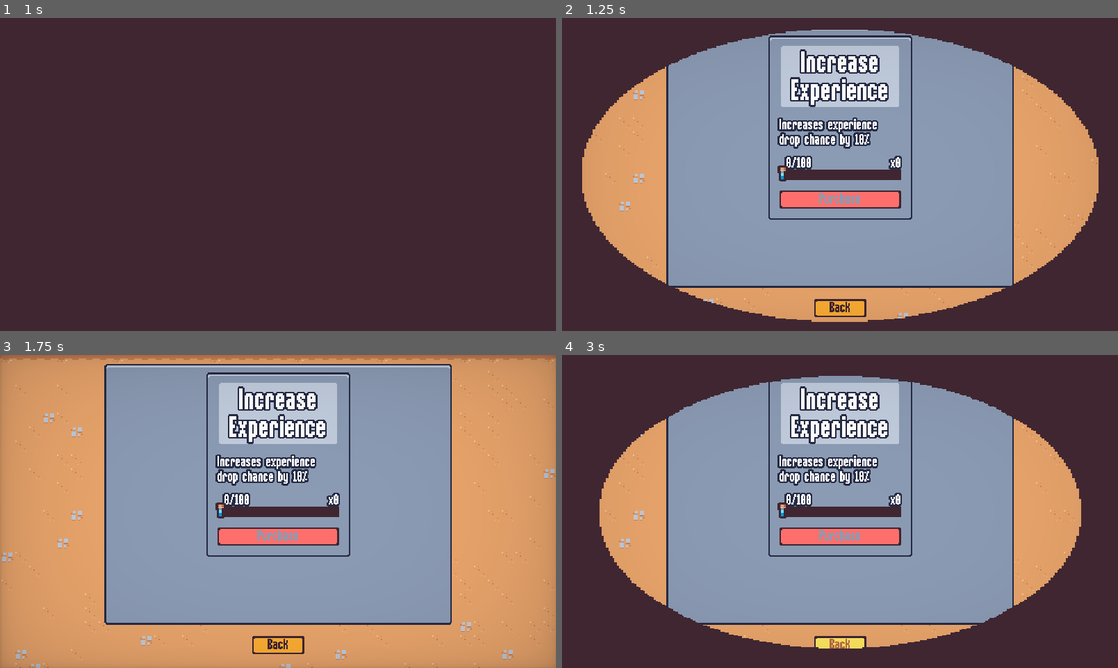
Above: before the commit, frames 1-4 (two rows, left to right).
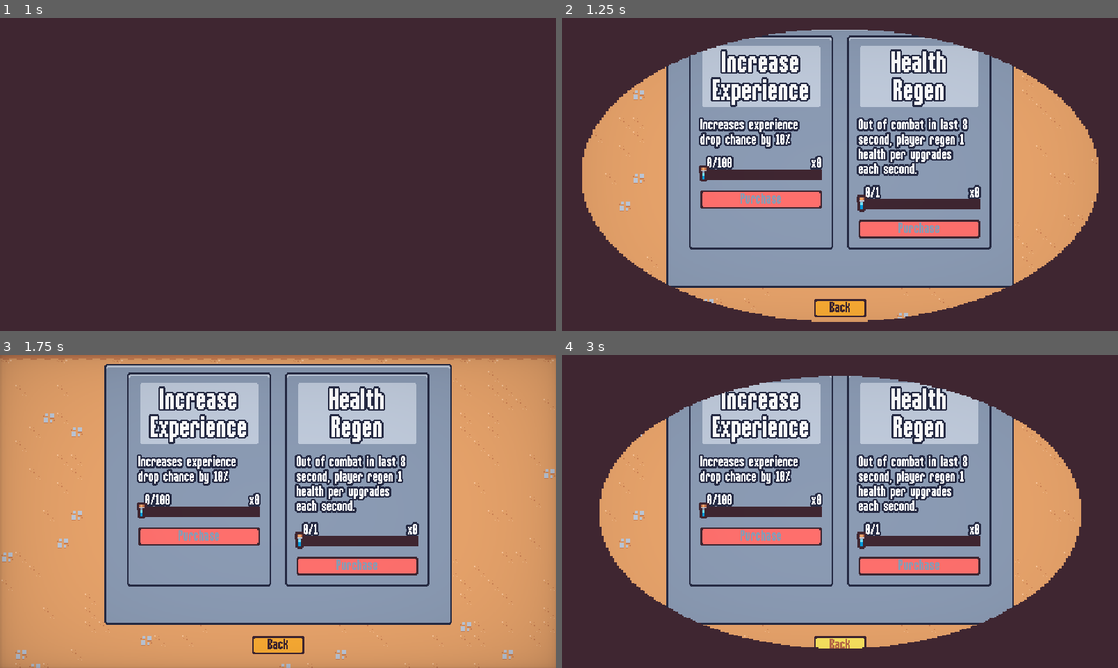
Above: after the commit, the same moments.

Repository: Ford-Narongrit/2DSurvivorsGodot
Game: Godot game, scene res://scenes/ui/main_menu.tscn
Two runs of this game, one before a commit and one after it. Both use one fixed random seed, a clock stepped at 60 frames per second and the inputs below.
Inputs (mouse positions are in pixels of both pictures, inside the frame that each line leads up to):
- Up to frame 1 (1 s): click "Upgrade" at 0.5 s
- Up to frame 2 (1.25 s): no input
- Up to frame 3 (1.75 s): move the mouse to (400, 495) at 1.27 s; press the mouse at (400, 495) at 1.28 s; hold D (move_right) from 1.28 s (still down)
- Up to frame 4 (3 s): tap Enter at 2 s; move the mouse to (728, 527) at 2.02 s; release D (move_right) at 2.03 s; release the mouse at (728, 527) at 2.03 s; hold S (move_down) 2.03-2.75 s; click (728, 527) at 2.1 s; click "Back" at 2.75 s

Frame 1 is identical in both runs. In frame 2, 18% of the frame differs, in the area x 22-78%, y 5-74%; in frame 3, 19%; in frame 4, 18%.

Commit message:
fix music bug and add health regen to meta upgrade

Diff:
--- /dev/null
+++ b/resources/meta_upgrade/health_regeneration.tres
@@ -0,0 +1,11 @@
+[gd_resource type="Resource" script_class="MetaUpgrade" load_steps=2 format=3 uid="uid://b5v72f3efmrcd"]
+
+[ext_resource type="Script" path="res://resources/meta_upgrade/meta_upgrade.gd" id="1_m8unc"]
+
+[resource]
+script = ExtResource("1_m8unc")
+id = "health_regeneration"
+max_quantity = 3
+experience_cost = 1
+title = "Health Regen"
+description = "Out of combat in last 8 second, player regen 1 health per upgrades each second."
--- a/scenes/autoload/game_events.gd
+++ b/scenes/autoload/game_events.gd
@@ -3,6 +3,7 @@
 signal experience_vial_collected(number: float)
 signal ability_upgrade_added(upgrade: AbilityUpgrade, current_upgrades: Dictionary)
 signal player_damaged
+signal player_healed
 
 
 func emit_experience_vial_collected(number: float):
@@ -15,3 +16,7 @@
 
 func emit_player_damage():
 	player_damaged.emit()
+
+
+func emit_player_heal():
+	player_healed.emit()
--- a/scenes/autoload/music_player.gd
+++ b/scenes/autoload/music_player.gd
@@ -1,12 +1,4 @@
 extends AudioStreamPlayer
 
 func _ready():
-	finished.connect(on_finished)
-	$Timer.timeout.connect(on_timer_timeout)
-
-func on_finished():
-	$Timer.start()
-
-
-func on_timer_timeout():
 	play()
--- a/scenes/autoload/music_player.tscn
+++ b/scenes/autoload/music_player.tscn
@@ -10,6 +10,3 @@
 autoplay = true
 bus = &"Music"
 script = ExtResource("2_amr8q")
-
-[node name="Timer" type="Timer" parent="."]
-wait_time = 10.0
--- a/scenes/component/health_component.gd
+++ b/scenes/component/health_component.gd
@@ -3,6 +3,8 @@
 
 signal died
 signal health_changed
+signal health_decreased
+signal health_increased
 
 @export var max_health: float = 10
 var current_health
@@ -13,7 +15,14 @@
 func damage(damage_amount: float):
 	current_health = max(current_health - damage_amount, 0)
 	health_changed.emit()
+	health_decreased.emit()
 	Callable(check_death).call_deferred()
+
+
+func heal(heal_amount: float):
+	current_health = min(current_health + heal_amount, max_health)
+	health_changed.emit()
+	health_increased.emit()
 
 
 func get_health_percent():
--- a/scenes/component/hit_flash_component.gd
+++ b/scenes/component/hit_flash_component.gd
@@ -7,11 +7,11 @@
 var hit_flash_tween: Tween
 
 func _ready():
-	healthComponent.health_changed.connect(on_health_changed)
+	healthComponent.health_decreased.connect(on_health_decreased)
 	sprite.material = hit_flash_material
 
 
-func on_health_changed():
+func on_health_decreased():
 	if hit_flash_tween != null && hit_flash_tween.is_valid():
 		hit_flash_tween.kill()
 
--- a/scenes/game_object/player/player.gd
+++ b/scenes/game_object/player/player.gd
@@ -1,5 +1,7 @@
 extends CharacterBody2D
 
+@onready var health_regen_delay_timer = $HealthRegenDelayTimer
+@onready var before_health_regen_timer = $BeforeHealthRegenTimer
 @onready var damage_interval_timer = $DamageIntervalTimer
 @onready var health_component = $HealthComponent
 @onready var health_bar = $HealthBar
@@ -16,8 +18,14 @@
 
 	$CollisionArea2D.body_entered.connect(on_body_entered)
 	$CollisionArea2D.body_exited.connect(on_body_exited)
+
 	damage_interval_timer.timeout.connect(on_damage_interval_timer_timeout)
+	before_health_regen_timer.timeout.connect(on_before_health_regen_timer_timout)
+	health_regen_delay_timer.timeout.connect(on_health_regen_delay_timer_timeout)
+
+	health_component.health_decreased.connect(on_health_decreased)
 	health_component.health_changed.connect(on_health_changed)
+	health_component.health_increased.connect(on_health_increased)
 
 	GameEvents.ability_upgrade_added.connect(on_ability_upgrade_added)
 
@@ -52,6 +60,16 @@
 	damage_interval_timer.start()
 
 
+func check_heal():
+	if not before_health_regen_timer.is_stopped():
+		health_regen_delay_timer.stop()
+		return
+	var health_regenertaion_quantity = MetaProgression.get_upgrade_count("health_regeneration")
+	if health_regenertaion_quantity > 0:
+		health_component.heal(health_regenertaion_quantity)
+		health_regen_delay_timer.start()
+
+
 func update_health_display():
 		health_bar.value = health_component.get_health_percent()
 
@@ -68,10 +86,27 @@
 	check_deal_damage()
 
 
+func on_before_health_regen_timer_timout():
+	check_heal()
+
+
+func on_health_regen_delay_timer_timeout():
+	check_heal()
+
+
+func on_health_decreased():
+	GameEvents.emit_player_damage()
+	before_health_regen_timer.start()
+	$HitRandomAudioPlayer2DComponent.play_random()
+
+
+func on_health_increased():
+	GameEvents.emit_player_heal()
+
+
 func on_health_changed():
-	GameEvents.emit_player_damage()
 	update_health_display()
-	$HitRandomAudioPlayer2DComponent.play_random()
+
 
 func on_ability_upgrade_added(ability_upgrade: AbilityUpgrade, current_upgrades: Dictionary):
 	if ability_upgrade is Ability:
--- a/scenes/game_object/player/player.tscn
+++ b/scenes/game_object/player/player.tscn
@@ -147,6 +147,13 @@
 wait_time = 0.5
 one_shot = true
 
+[node name="BeforeHealthRegenTimer" type="Timer" parent="."]
+wait_time = 3.0
+one_shot = true
+
+[node name="HealthRegenDelayTimer" type="Timer" parent="."]
+one_shot = true
+
 [node name="HealthBar" type="ProgressBar" parent="."]
 custom_minimum_size = Vector2(32, 6)
 offset_left = -16.0
--- a/scenes/ui/meta_menu.tscn
+++ b/scenes/ui/meta_menu.tscn
@@ -1,16 +1,17 @@
-[gd_scene load_steps=7 format=3 uid="uid://ofjxpsbdhh5a"]
+[gd_scene load_steps=8 format=3 uid="uid://ofjxpsbdhh5a"]
 
 [ext_resource type="PackedScene" uid="uid://coq58vc61i1un" path="res://scenes/ui/meta_upgrade_card.tscn" id="1_encfd"]
 [ext_resource type="Script" path="res://scenes/ui/meta_menu.gd" id="1_untc5"]
 [ext_resource type="Resource" uid="uid://cq1dg86e4q5hb" path="res://resources/meta_upgrade/experience_gain.tres" id="2_86ejk"]
 [ext_resource type="PackedScene" uid="uid://cwtqc0rbiapor" path="res://scenes/ui/sound_button.tscn" id="2_ppvh2"]
+[ext_resource type="Resource" uid="uid://b5v72f3efmrcd" path="res://resources/meta_upgrade/health_regeneration.tres" id="3_1vbyn"]
 [ext_resource type="TileSet" uid="uid://ckslea6gshfsu" path="res://resources/tileset.tres" id="3_wudci"]
-[ext_resource type="PackedScene" uid="uid://yntu73tj5s1b" path="res://scenes/ui/vignette.tscn" id="4_8qg3u"]
+[ext_resource type="PackedScene" path="res://scenes/ui/vignette.tscn" id="4_8qg3u"]
 
 [node name="MetaMenu" type="CanvasLayer"]
 layer = 2
 script = ExtResource("1_untc5")
-upgrades = Array[Resource("res://resources/meta_upgrade/meta_upgrade.gd")]([ExtResource("2_86ejk")])
+upgrades = Array[Resource("res://resources/meta_upgrade/meta_upgrade.gd")]([ExtResource("2_86ejk"), ExtResource("3_1vbyn")])
 
 [node name="TileMap" type="TileMap" parent="."]
 tile_set = ExtResource("3_wudci")
Not shown, changed: assests/audio/Survivors Game Sound.mp3.import
